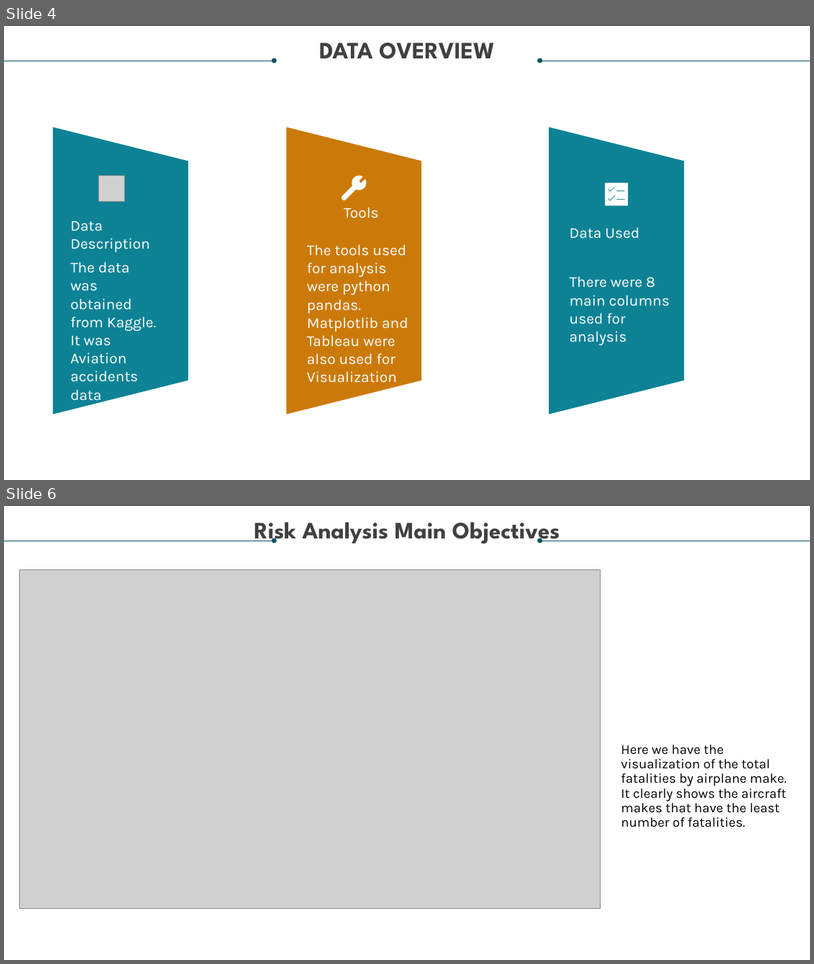
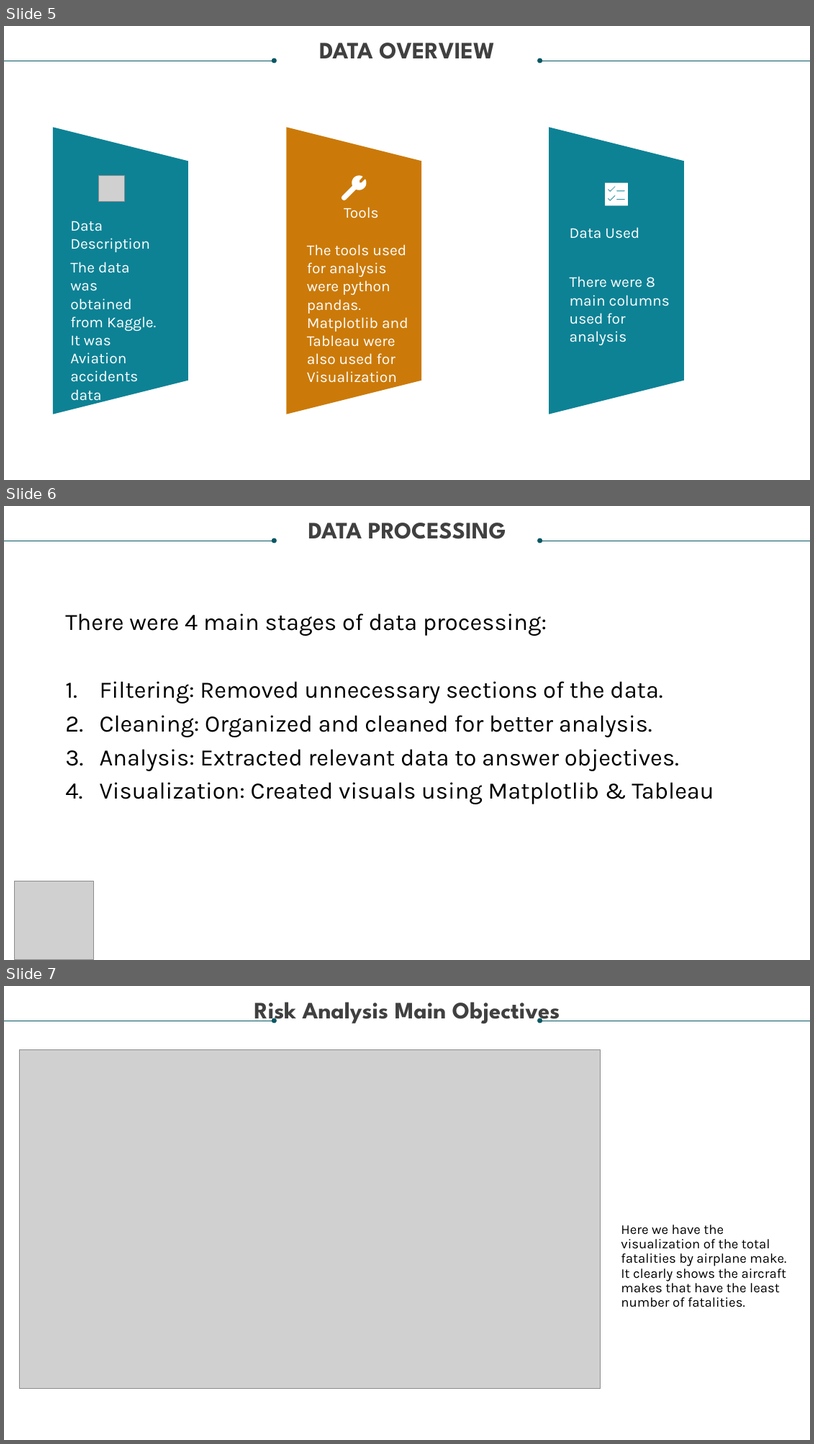
Before and after one commit to Cheberi-ya/Low-Risk-Aircraft-Proposal, a slide deck: Presentation.pptx. Shown one above the other, each under a label of ours: slides 4 and 6 before the commit, slides 5, 6 and 7 after it; the slides between them are not shown. The pictures are 814x964 and 814x1444 pixels, drawn with LibreOffice and Linux fonts; fonts in the diff are those of the drawing; grey boxes stand for pictures. Boxes give left, top, right and bottom in pixels: in the first picture for what was removed or moved away, otherwise in the second. Text is boxed around its words. In the diff, an @@ line names an element or a change of style, - is before the commit and + after.

```diff
--- a/Presentation.pptx
+++ b/Presentation.pptx
@@ slide 6 added at box(4, 506, 810, 960), background #FFFFFF @@
@@ text added at box(309, 523, 507, 539), 28 pt, text #404040, bold @@
+DATA PROCESSING
@@ arrow added from (4, 541) to (275, 541), #085764 0.5 pt @@
@@ arrow added from (810, 541) to (540, 541), #085764 0.5 pt @@
@@ text added at box(65, 613, 714, 804), 28 pt, text #000000 @@
+There were 4 main stages of data processing:
+1. Filtering: Removed unnecessary sections of the data.
+2. Cleaning: Organized and cleaned for better analysis.
+3. Analysis: Extracted relevant data to answer objectives.
+4. Visualization: Created visuals using Matplotlib & Tableau
@@ picture added at box(14, 880, 93, 960) @@
@@ what was slide 4 is now slide 5 @@
@@ what was slide 6 is now slide 7 @@
```
Also in this commit, not shown: 4 slides changed.
